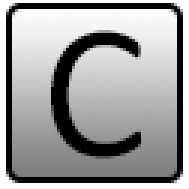
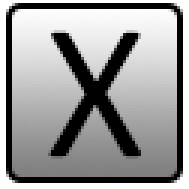
Before/after of a 189px x 189px layered artwork. What changed in the layer stack:
painted on "A" (1st of 2) over [48, 30, 141, 159]
painted on "Rounded Rectangle 1" over [48, 30, 141, 159]
